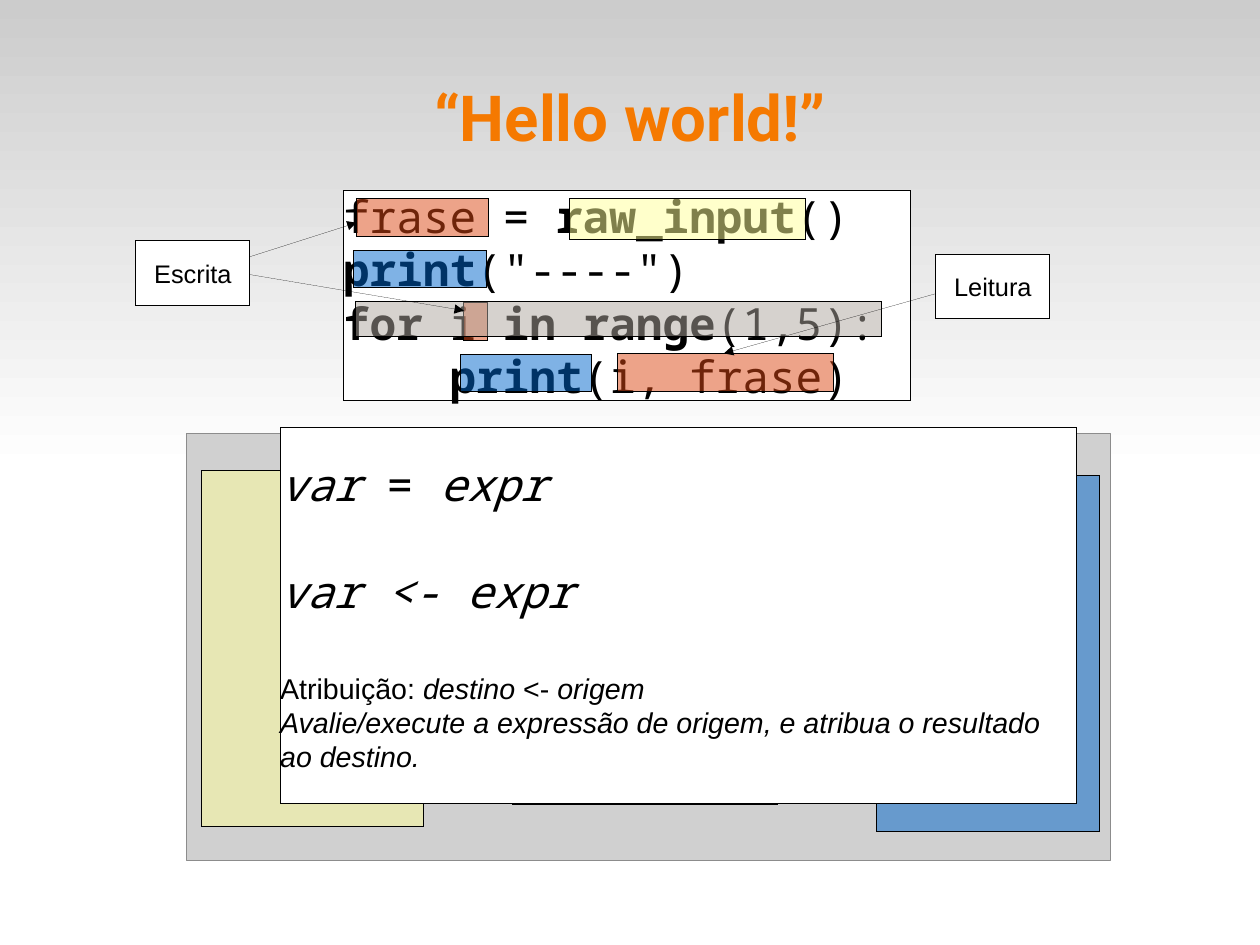
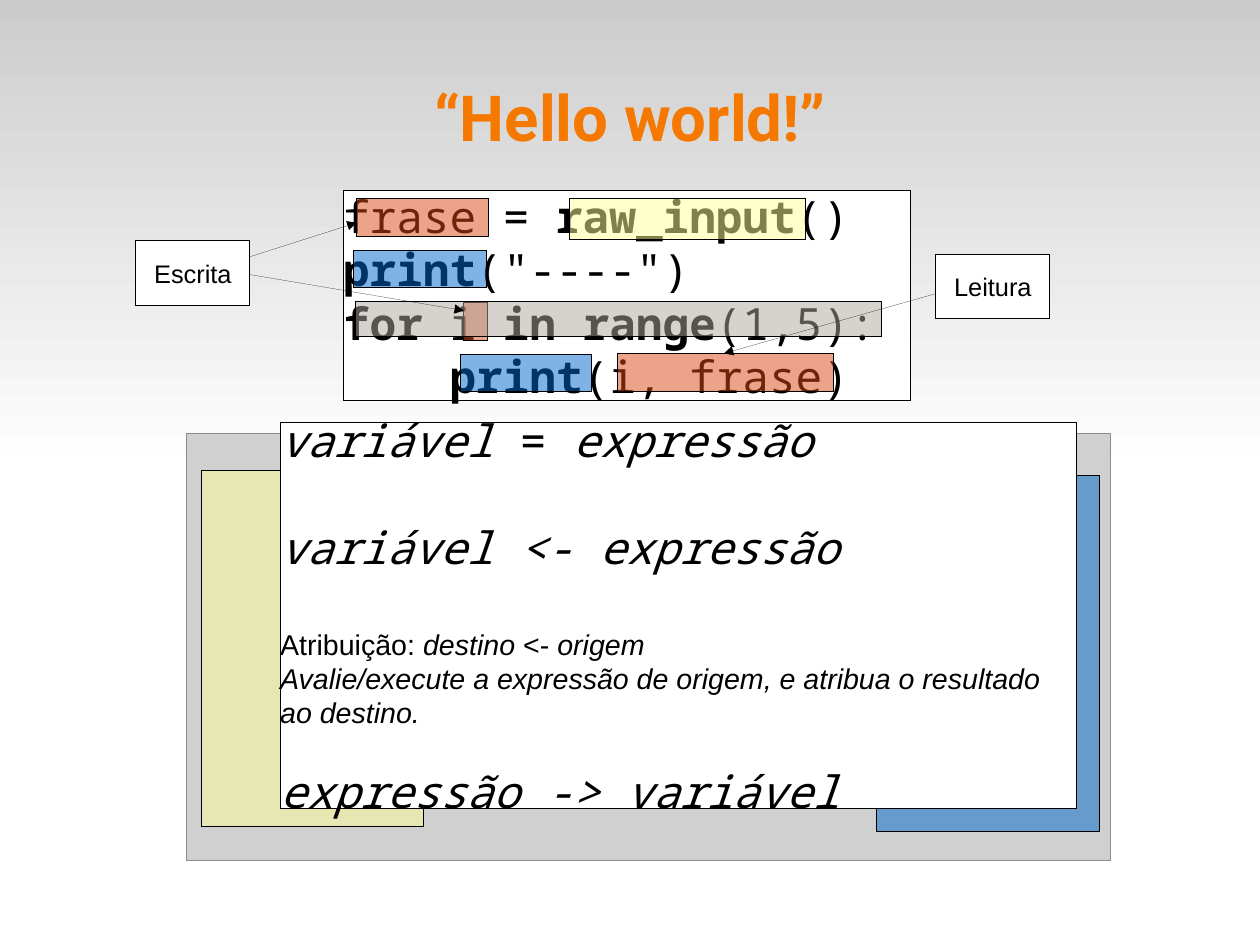
Before and after one commit to fsantanna-uerj/IPD, a slide deck: slide 12 of slides/ipd-01.odp (slide 11 before the commit). Drawn at 1260x945 pixels with LibreOffice and Linux fonts; fonts in the diff are those of the drawing; grey boxes stand for pictures. Boxes give left, top, right and bottom in pixels: in the first picture for what was removed or moved away, otherwise in the second. Text is boxed around its words. In the diff, an @@ line names an element or a change of style, - is before the commit and + after.

Commit message:
Slides em PDF.

```diff
--- a/slides/ipd-01.odp
+++ b/slides/ipd-01.odp
@@ text in rectangle at (280, 422, 840, 576): text changed @@
-var = expr
-var <- expr
+variável = expressão
+variável <- expressão
@@ rectangle "variável = expressão": place and size @@
-rectangle "variável = expressão" at (280, 428, 1076, 804)
+rectangle "variável = expressão" at (280, 422, 1076, 808)
@@ rectangle removed at (513, 741, 777, 805) @@
@@ text in rectangle at (280, 764, 839, 820): paragraph added @@
+expressão -> variável
```
Also in this commit, not shown: 1 other slide changed, 2 slides added, 8 slides removed, 7 other files.
